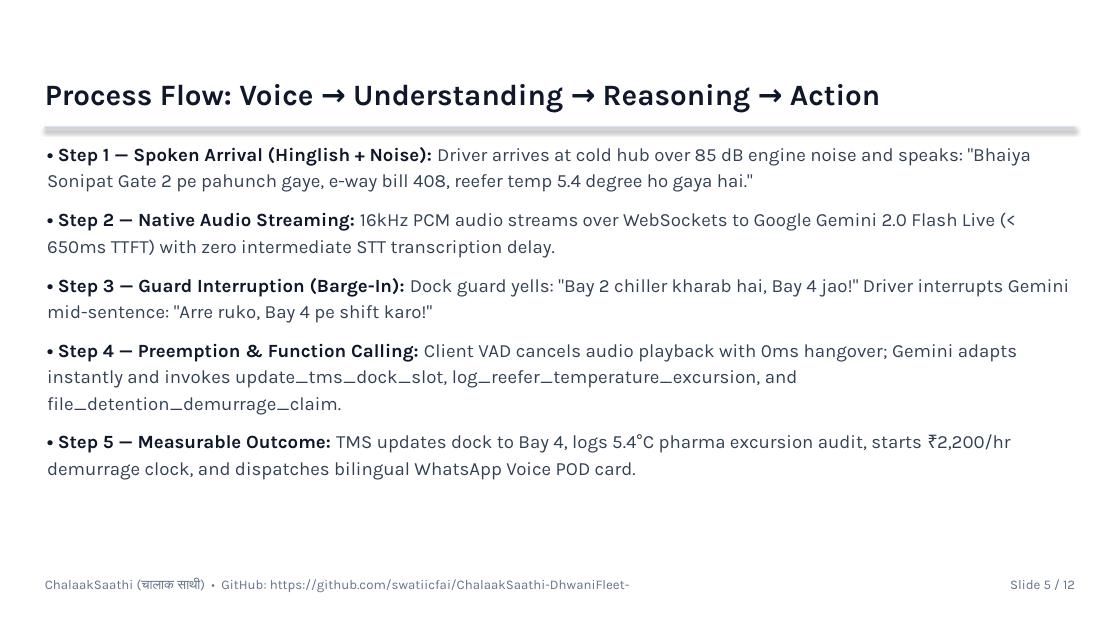
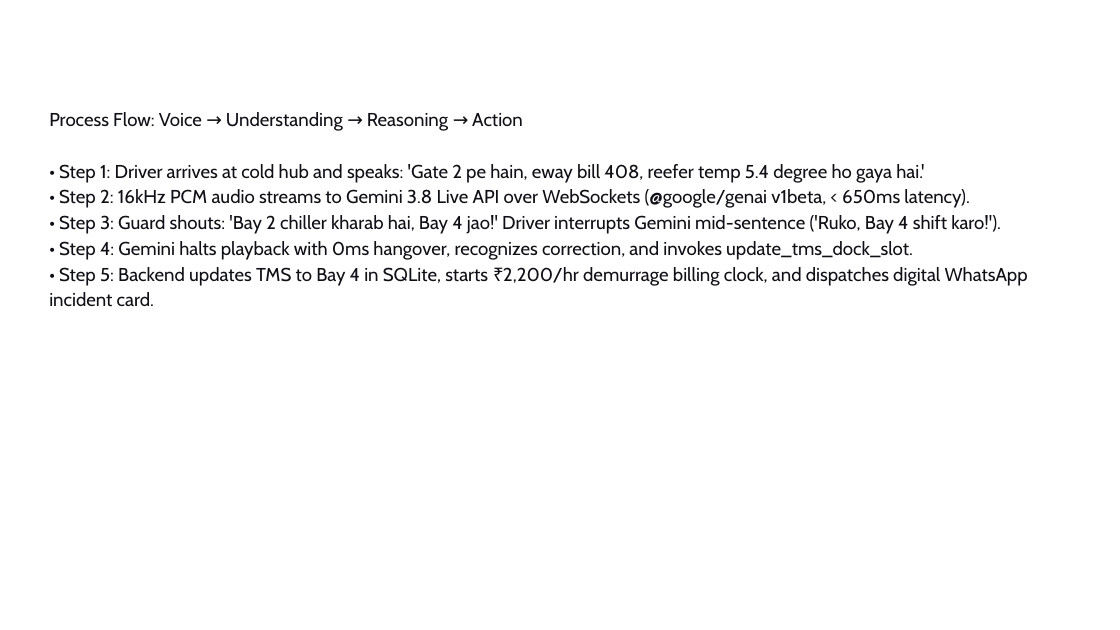
Before and after one commit to swatiicfai/ChalaakSaathi-DhwaniFleet-, a slide deck: slide 5 of ChalaakSaathi_Idea_Submission_Deck.pptx. Drawn at 1120x630 pixels with LibreOffice and Linux fonts; fonts in the diff are those of the drawing; background and template pictures are left out. Boxes give left, top, right and bottom in pixels: in the first picture for what was removed or moved away, otherwise in the second. Text is boxed around its words. In the diff, an @@ line names an element or a change of style, - is before the commit and + after.

Commit message:
feat: Upgrade to Gemini 3.8 Live (@google/genai v1beta), SQLite persistence, AudioWorklet 16kHz PCM capture, and clean Hack2Skill submission package

```diff
--- a/ChalaakSaathi_Idea_Submission_Deck.pptx
+++ b/ChalaakSaathi_Idea_Submission_Deck.pptx
@@ text removed at box(45, 84, 880, 112) @@
-Process Flow: Voice → Understanding → Reasoning → Action
@@ text at box(49, 112, 1028, 307): text changed; font Karla to Cabin; text colour #334155 to #0F1016 @@
-• Step 1 — Spoken Arrival (Hinglish + Noise): Driver arrives at cold hub over 85 dB engine noise and speaks: "Bhaiya Sonipat Gate 2 pe pahunch gaye, e-way bill 408, reefer temp 5.4 degree ho gaya hai."
-• Step 2 — Native Audio Streaming: 16kHz PCM audio streams over WebSockets to Google Gemini 2.0 Flash Live (< 650ms TTFT) with zero intermediate STT transcription delay.
-• Step 3 — Guard Interruption (Barge-In): Dock guard yells: "Bay 2 chiller kharab hai, Bay 4 jao!" Driver interrupts Gemini mid-sentence: "Arre ruko, Bay 4 pe shift karo!"
-• Step 4 — Preemption & Function Calling: Client VAD cancels audio playback with 0ms hangover; Gemini adapts instantly and invokes update_tms_dock_slot, log_reefer_temperature_excursion, and file_detention_demurrage_claim.
-• Step 5 — Measurable Outcome: TMS updates dock to Bay 4, logs 5.4°C pharma excursion audit, starts ₹2,200/hr demurrage clock, and dispatches bilingual WhatsApp Voice POD card.
+Process Flow: Voice → Understanding → Reasoning → Action
+• Step 1: Driver arrives at cold hub and speaks: 'Gate 2 pe hain, eway bill 408, reefer temp 5.4 degree ho gaya hai.'
+• Step 2: 16kHz PCM audio streams to Gemini 3.8 Live API over WebSockets (@google/genai v1beta, < 650ms latency).
+• Step 3: Guard shouts: 'Bay 2 chiller kharab hai, Bay 4 jao!' Driver interrupts Gemini mid-sentence ('Ruko, Bay 4 shift karo!').
+• Step 4: Gemini halts playback with 0ms hangover, recognizes correction, and invokes update_tms_dock_slot.
+• Step 5: Backend updates TMS to Bay 4 in SQLite, starts ₹2,200/hr demurrage billing clock, and dispatches digital WhatsApp incident card.
@@ rectangle removed at box(45, 127, 1075, 129) @@
@@ text removed at box(45, 579, 630, 592) @@
-ChalaakSaathi (चालाक साथी) • GitHub: https://github.com/swatiicfai/ChalaakSaathi-DhwaniFleet-
@@ text removed at box(1010, 580, 1075, 589) @@
-Slide 5 / 12
```
Also in this commit, not shown: 8 other slides changed, 3 slides added, 3 slides removed, 17 other files.
